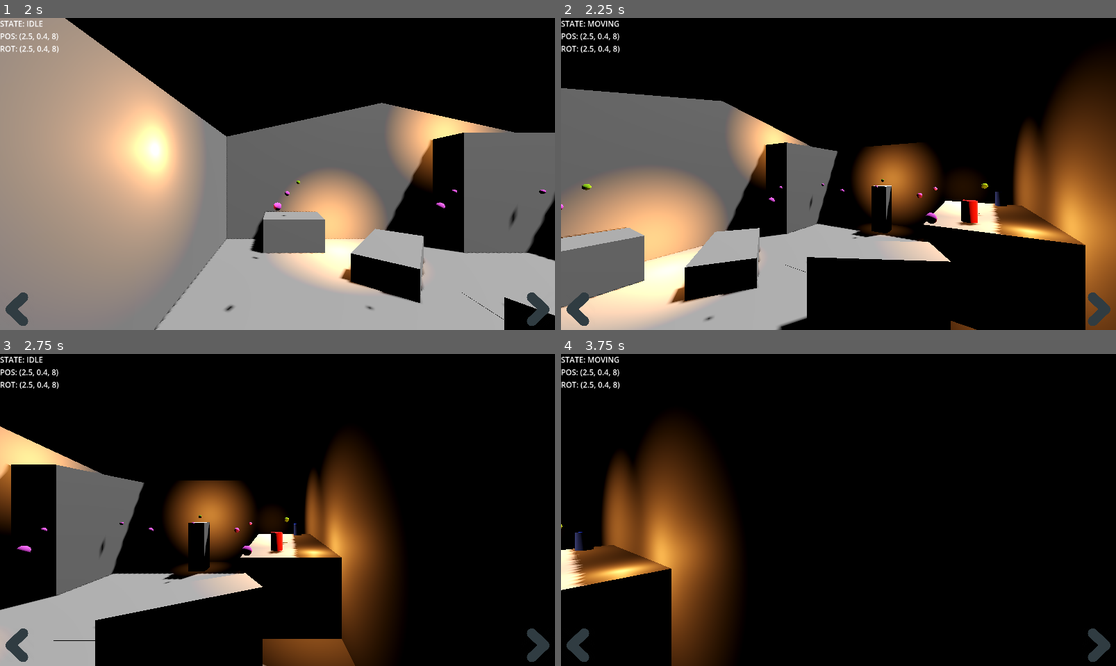
Above: before the commit, frames 1-4 (two rows, left to right).
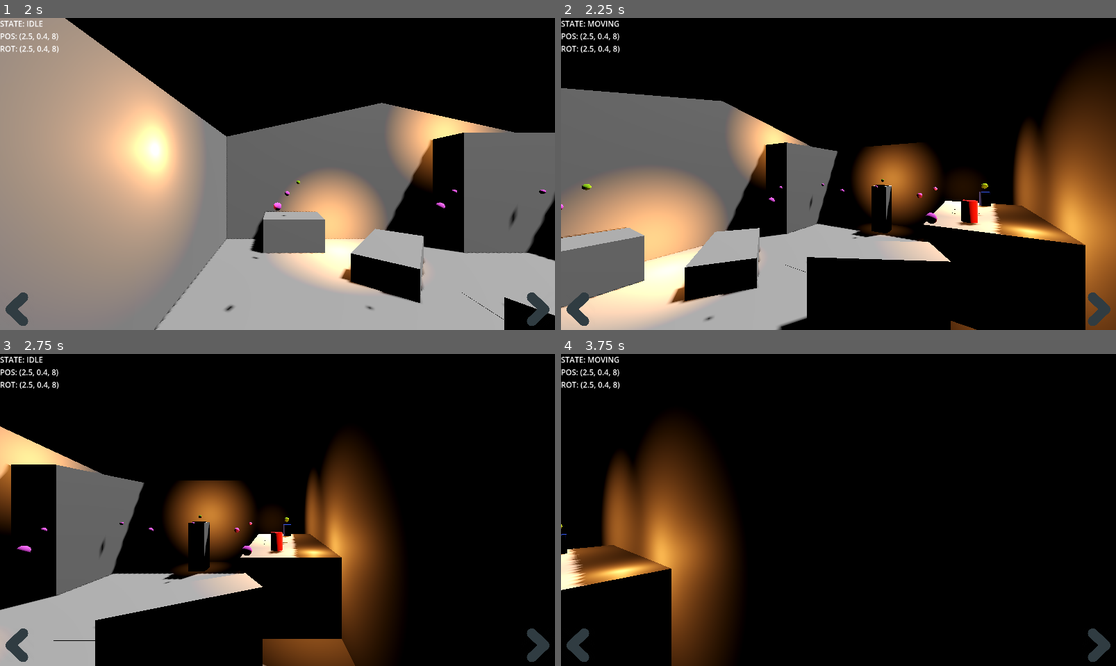
Above: after the commit, the same moments.

Repository: DeepRestGames/shadow-and-alchemy
Game: Godot game, scene res://Scenes/MainScene_Prototype01.tscn
The game is run twice, just before and just after one commit, with the same random seed, the same clock (stepped at 60 frames per second) and the same inputs.
Inputs (mouse positions are in pixels of both pictures, inside the frame that each line leads up to):
- Up to frame 1 (2 s): click (16, 308) at 0.5 s; click (538, 308) at 1.25 s
- Up to frame 2 (2.25 s): tap Enter at 2 s; move the mouse to (960, 158) at 2.02 s; hold D (turn_right) from 2.03 s (still down); click (960, 158) at 2.1 s
- Up to frame 3 (2.75 s): keep holding D (turn_right)
- Up to frame 4 (3.75 s): tap Space at 2.75 s; move the mouse to (727, 525) at 2.77 s; release D (turn_right) at 2.78 s; hold S (move_backward) 2.78-3.53 s; click (727, 525) at 2.85 s; tap Enter at 3.5 s; move the mouse to (894, 441) at 3.52 s; hold D (turn_right) from 3.53 s (still down); click (894, 441) at 3.6 s

Frame 1 is identical in both runs. In frame 2, 0.1% of the frame differs, in the area x 56-81%, y 53-63%; in frame 3, less than 0.1%; in frame 4, 0.1%, in the area x 0-6%, y 57-65%.

Commit message:
Full working puzzle

Diff:
--- /dev/null
+++ b/Resources/InventoryItems/CeremonialKnife.tres
@@ -0,0 +1,10 @@
+[gd_resource type="Resource" script_class="InventoryItemData" load_steps=3 format=3 uid="uid://yst2g71wu8b4"]
+
+[ext_resource type="Script" path="res://Scripts/InventorySystem/InventoryItemData.gd" id="1_6txke"]
+[ext_resource type="Texture2D" uid="uid://c41gqprfgq0c8" path="res://Icons/Ceremonial_knife.png" id="1_ekdh0"]
+
+[resource]
+script = ExtResource("1_6txke")
+item_name = "Ceremonial knife"
+item_icon = ExtResource("1_ekdh0")
+item_model_scene_path = "res://Scenes/Items/CeremonialKnife.tscn"
--- /dev/null
+++ b/Resources/InventoryItems/Reward.tres
@@ -0,0 +1,10 @@
+[gd_resource type="Resource" script_class="InventoryItemData" load_steps=3 format=3 uid="uid://b2cuecbta7hjx"]
+
+[ext_resource type="Script" path="res://Scripts/InventorySystem/InventoryItemData.gd" id="1_1iwte"]
+[ext_resource type="Texture2D" uid="uid://cqvoalrlysh35" path="res://Icons/orb (3).png" id="1_f40ae"]
+
+[resource]
+script = ExtResource("1_1iwte")
+item_name = "Reward"
+item_icon = ExtResource("1_f40ae")
+item_model_scene_path = "res://Scenes/Items/Reward.tscn"
--- a/Resources/Puzzles/TestObjectsPuzzle.tres
+++ b/Resources/Puzzles/TestObjectsPuzzle.tres
@@ -1,20 +1,14 @@
 [gd_resource type="Resource" script_class="Puzzle" load_steps=5 format=3 uid="uid://nfe0h4tn2qaf"]
 
-[ext_resource type="Texture2D" uid="uid://bole8v4e0270l" path="res://Icons/InventoryItemPlaceholder.png" id="1_ocof7"]
-[ext_resource type="Script" path="res://Scripts/InventorySystem/InventoryItemData.gd" id="2_ysl4a"]
+[ext_resource type="Resource" uid="uid://yst2g71wu8b4" path="res://Resources/InventoryItems/CeremonialKnife.tres" id="1_8e8m0"]
+[ext_resource type="Resource" uid="uid://cuiafakro6su" path="res://Resources/InventoryItems/SaltBottle.tres" id="2_2sktw"]
+[ext_resource type="Resource" uid="uid://b2cuecbta7hjx" path="res://Resources/InventoryItems/Reward.tres" id="3_6oww4"]
 [ext_resource type="Script" path="res://Scripts/PuzzleSystem/Puzzle.gd" id="3_i0xl5"]
-
-[sub_resource type="Resource" id="Resource_od0de"]
-script = ExtResource("2_ysl4a")
-item_name = "PuzzleResult"
-item_icon = ExtResource("1_ocof7")
-item_model_scene_path = ""
-item_model_height = 0.0
 
 [resource]
 script = ExtResource("3_i0xl5")
 puzzle_name = "TestObjectsPuzzle"
 puzzle_description = ""
-puzzle_solution_items = []
+puzzle_solution_items = [ExtResource("1_8e8m0"), ExtResource("2_2sktw")]
 order_needed = false
-reward = SubResource("Resource_od0de")
+reward = ExtResource("3_6oww4")
--- /dev/null
+++ b/Scenes/Items/CeremonialKnife.tscn
@@ -0,0 +1,20 @@
+[gd_scene load_steps=4 format=3 uid="uid://1ofvsxrma8iv"]
+
+[ext_resource type="Script" path="res://Scripts/InteractionSystem/Prop_Pickup.gd" id="1_vyix8"]
+[ext_resource type="Resource" uid="uid://yst2g71wu8b4" path="res://Resources/InventoryItems/CeremonialKnife.tres" id="2_cw3ug"]
+
+[sub_resource type="StandardMaterial3D" id="StandardMaterial3D_o7rwa"]
+albedo_color = Color(0.317647, 0.317647, 0.317647, 1)
+metallic = 1.0
+roughness = 0.05
+
+[node name="CeremonialKnife" type="Node3D"]
+
+[node name="CSGBox3D" type="CSGBox3D" parent="."]
+use_collision = true
+collision_layer = 2
+size = Vector3(0.4, 0.05, 0.15)
+material = SubResource("StandardMaterial3D_o7rwa")
+script = ExtResource("1_vyix8")
+inventory_item_data = ExtResource("2_cw3ug")
+item_model_height = 0.05
--- /dev/null
+++ b/Scenes/Items/Reward.tscn
@@ -0,0 +1,20 @@
+[gd_scene load_steps=4 format=3 uid="uid://crndfgpndn3h8"]
+
+[ext_resource type="Script" path="res://Scripts/InteractionSystem/Prop_Pickup.gd" id="1_6jlps"]
+[ext_resource type="Resource" uid="uid://b2cuecbta7hjx" path="res://Resources/InventoryItems/Reward.tres" id="2_0orsq"]
+
+[sub_resource type="StandardMaterial3D" id="StandardMaterial3D_o7rwa"]
+albedo_color = Color(0.521569, 0.145098, 0.113725, 1)
+metallic = 1.0
+roughness = 0.05
+
+[node name="Reward" type="Node3D"]
+
+[node name="CSGBox3D" type="CSGSphere3D" parent="."]
+use_collision = true
+collision_layer = 2
+radius = 0.2
+material = SubResource("StandardMaterial3D_o7rwa")
+script = ExtResource("1_6jlps")
+inventory_item_data = ExtResource("2_0orsq")
+item_model_height = 0.4
--- a/Scenes/Items/SaltBottle.tscn
+++ b/Scenes/Items/SaltBottle.tscn
@@ -7,7 +7,6 @@
 albedo_color = Color(0.00492994, 0.228797, 1, 1)
 
 [node name="SaltBottle" type="CSGCylinder3D"]
-transform = Transform3D(1, 0, 0, 0, 1, 0, 0, 0, 1, 3.04144, -0.127872, 2.48856)
 use_collision = true
 collision_layer = 2
 radius = 0.1
--- a/Scenes/MainScene_Prototype01.tscn
+++ b/Scenes/MainScene_Prototype01.tscn
@@ -1,10 +1,11 @@
-[gd_scene load_steps=11 format=3 uid="uid://6hoi0bkmcnyt"]
+[gd_scene load_steps=12 format=3 uid="uid://6hoi0bkmcnyt"]
 
 [ext_resource type="PackedScene" uid="uid://bhv1boykqvw23" path="res://Scenes/PlayerMovement/NavigationPoint.tscn" id="1_fg33c"]
 [ext_resource type="PackedScene" uid="uid://d1ngk84wlraoa" path="res://Scenes/Player.tscn" id="1_jwaoo"]
 [ext_resource type="PackedScene" uid="uid://b68s0qxy7ri2k" path="res://Scenes/PlayerMovement/FocusPoint.tscn" id="3_8i0nq"]
 [ext_resource type="Script" path="res://Scripts/InteractionSystem/Prop_Interaction.gd" id="3_8lpg5"]
 [ext_resource type="PackedScene" uid="uid://c334blq5lnfot" path="res://Scenes/Items/SaltBottle.tscn" id="3_pi20n"]
+[ext_resource type="PackedScene" uid="uid://1ofvsxrma8iv" path="res://Scenes/Items/CeremonialKnife.tscn" id="4_nl1dk"]
 [ext_resource type="PackedScene" uid="uid://cmp4gbdjt2xhj" path="res://Scenes/InteractionSystem/ItemDropArea.tscn" id="8_om380"]
 
 [sub_resource type="ProceduralSkyMaterial" id="ProceduralSkyMaterial_vmfb6"]
@@ -155,7 +156,11 @@
 material = SubResource("StandardMaterial3D_5dgea")
 script = ExtResource("3_8lpg5")
 
-[node name="BlueBottle" parent="Environment/Props" instance=ExtResource("3_pi20n")]
+[node name="SaltBottle" parent="Environment/Props" instance=ExtResource("3_pi20n")]
+transform = Transform3D(1, 0, 0, 0, 1, 0, 0, 0, 1, 2.75746, -0.140247, 2.57278)
+
+[node name="CeremonialKnife" parent="Environment/Props" instance=ExtResource("4_nl1dk")]
+transform = Transform3D(1, 0, 0, 0, 1, 0, 0, 0, 1, -0.00084585, 1.19209e-07, 1.47549)
 
 [node name="NavigationPoints" type="Node3D" parent="Environment"]
 
@@ -242,6 +247,12 @@
 [node name="ItemDropArea" parent="." instance=ExtResource("8_om380")]
 transform = Transform3D(0.4, 0, 0, 0, 0.4, 0, 0, 0, 0.4, 2.66353, -0.297714, 3.5841)
 
+[node name="ItemDropArea2" parent="." instance=ExtResource("8_om380")]
+transform = Transform3D(0.4, 0, 0, 0, 0.4, 0, 0, 0, 0.4, 2.28656, -0.297714, 3.33144)
+
+[node name="ItemDropArea3" parent="." instance=ExtResource("8_om380")]
+transform = Transform3D(0.4, 0, 0, 0, 0.4, 0, 0, 0, 0.4, 2.29836, -0.297714, 3.81644)
+
 [editable path="Environment/FocusPoints/FocusPoint"]
 [editable path="Environment/FocusPoints/FocusPoint2"]
 [editable path="Environment/FocusPoints/FocusPoint3"]
--- a/Scripts/PuzzleSystem/Puzzle.gd
+++ b/Scripts/PuzzleSystem/Puzzle.gd
@@ -10,18 +10,32 @@
 @export var order_needed: bool
 
 @export var reward: InventoryItemData
+var puzzle_solved := false
 
 
 func add_puzzle_item(item: InventoryItemData):
+	if puzzle_solved:
+		return
+
 	current_puzzle_items.append(item)
 
 	print("Added puzzle item " + item.item_name)
 
-	if current_puzzle_items.all(func(puzzle_item): return puzzle_solution_items.has(puzzle_item)):
+	# Check if all solution items are present
+	var missing_puzzle_item = false
+	for puzzle_item in puzzle_solution_items:
+		if !current_puzzle_items.has(puzzle_item):
+			missing_puzzle_item = true
+	if not missing_puzzle_item:
 		print("Puzzle solved!")
+		InventorySystem.add_item(reward)
+		puzzle_solved = true
 
 
 func remove_puzzle_item(item: InventoryItemData):
+	if puzzle_solved:
+		return
+
 	print("Removed puzzle item " + item.item_name)
 
 	current_puzzle_items.erase(item)
Binary file added: Icons/Ceremonial_knife.png
Not shown, added: Icons/Ceremonial_knife.png.import
Binary file added: Icons/orb (3).png
Not shown, added: Icons/orb (3).png.import
